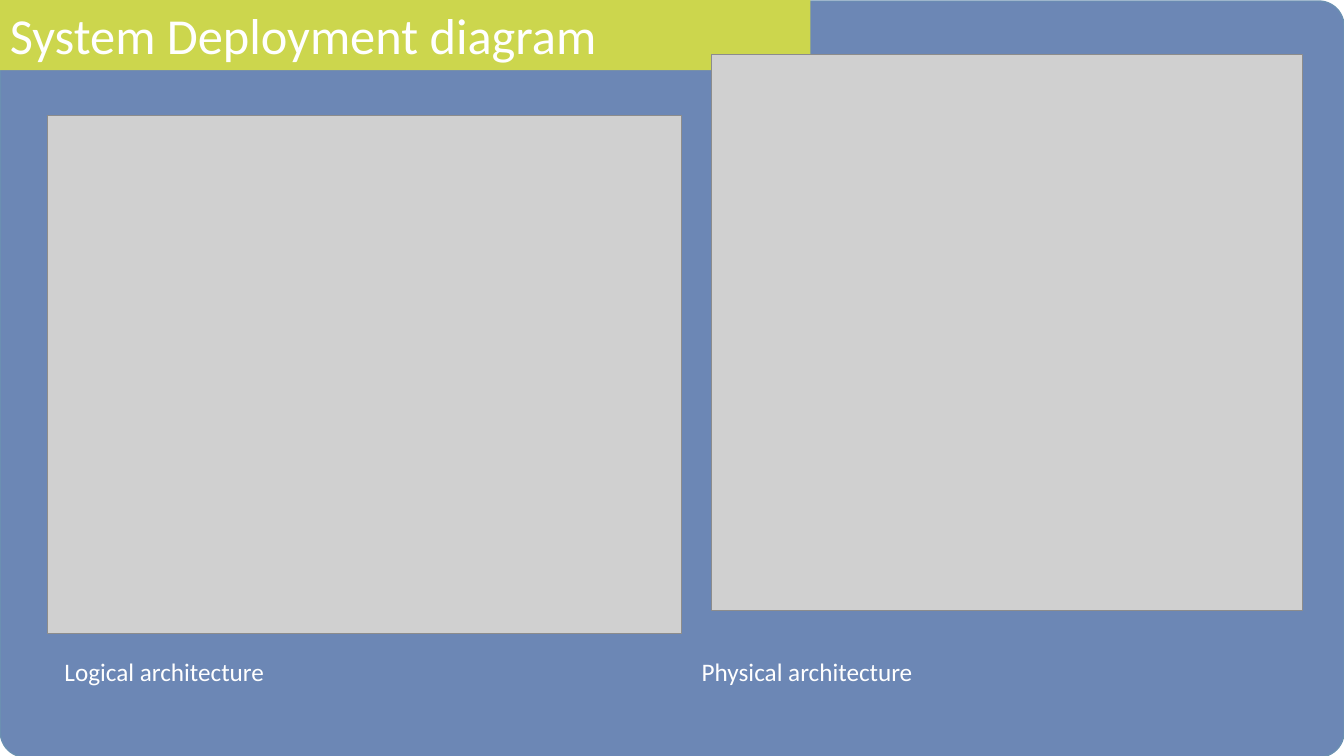
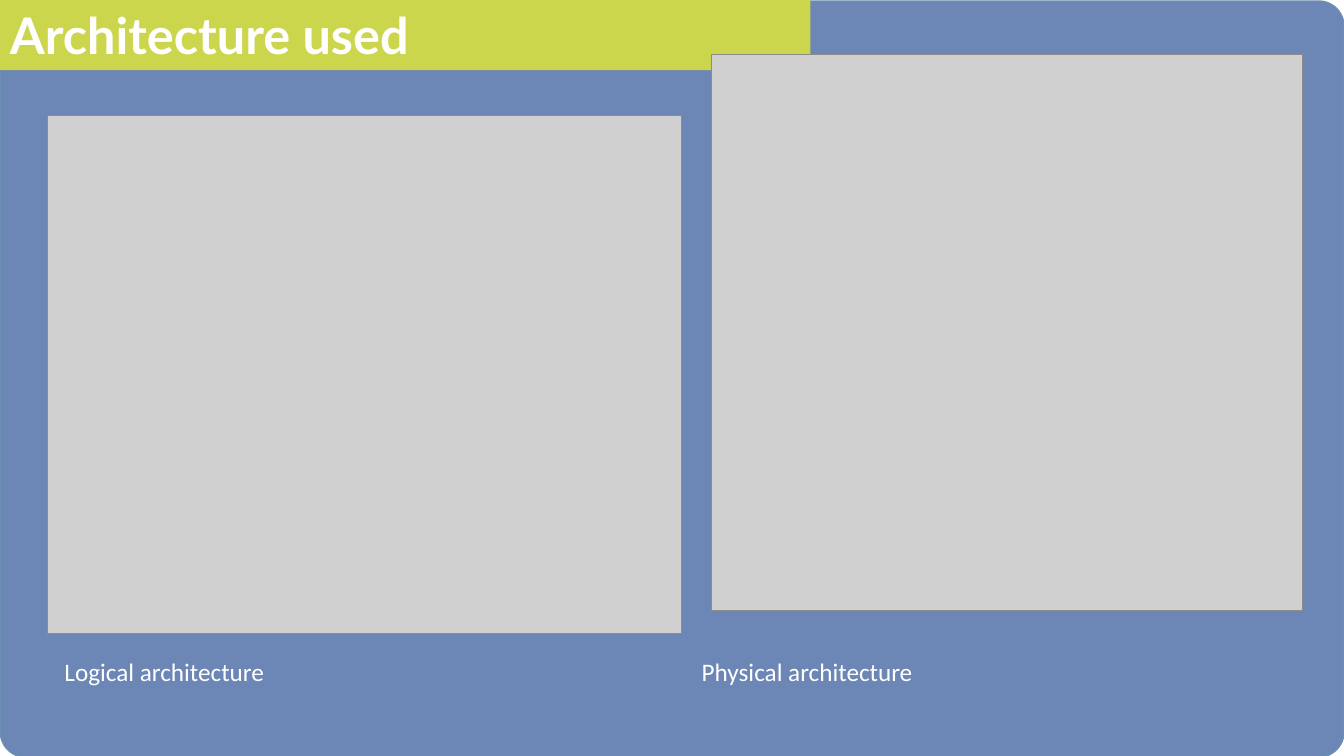
Before and after one commit to kanzuesther/level-2-report-and-diagrams, a slide deck: slide 12 of Presentation1.pptx (slide 15 before the commit). Drawn at 1344x756 pixels with LibreOffice and Linux fonts; fonts in the diff are those of the drawing; grey boxes stand for pictures. Boxes give left, top, right and bottom in pixels: in the first picture for what was removed or moved away, otherwise in the second. Text is boxed around its words. In the diff, an @@ line names an element or a change of style, - is before the commit and + after.

```diff
--- a/Presentation1.pptx
+++ b/Presentation1.pptx
@@ text in rectangle at box(10, 16, 409, 55): text changed; font Calibri to Lato; bold on @@
-System Deployment diagram
+Architecture used
```
Also in this commit, not shown: 4 other slides changed, 1 slide added, 4 slides removed, 1 other file.
